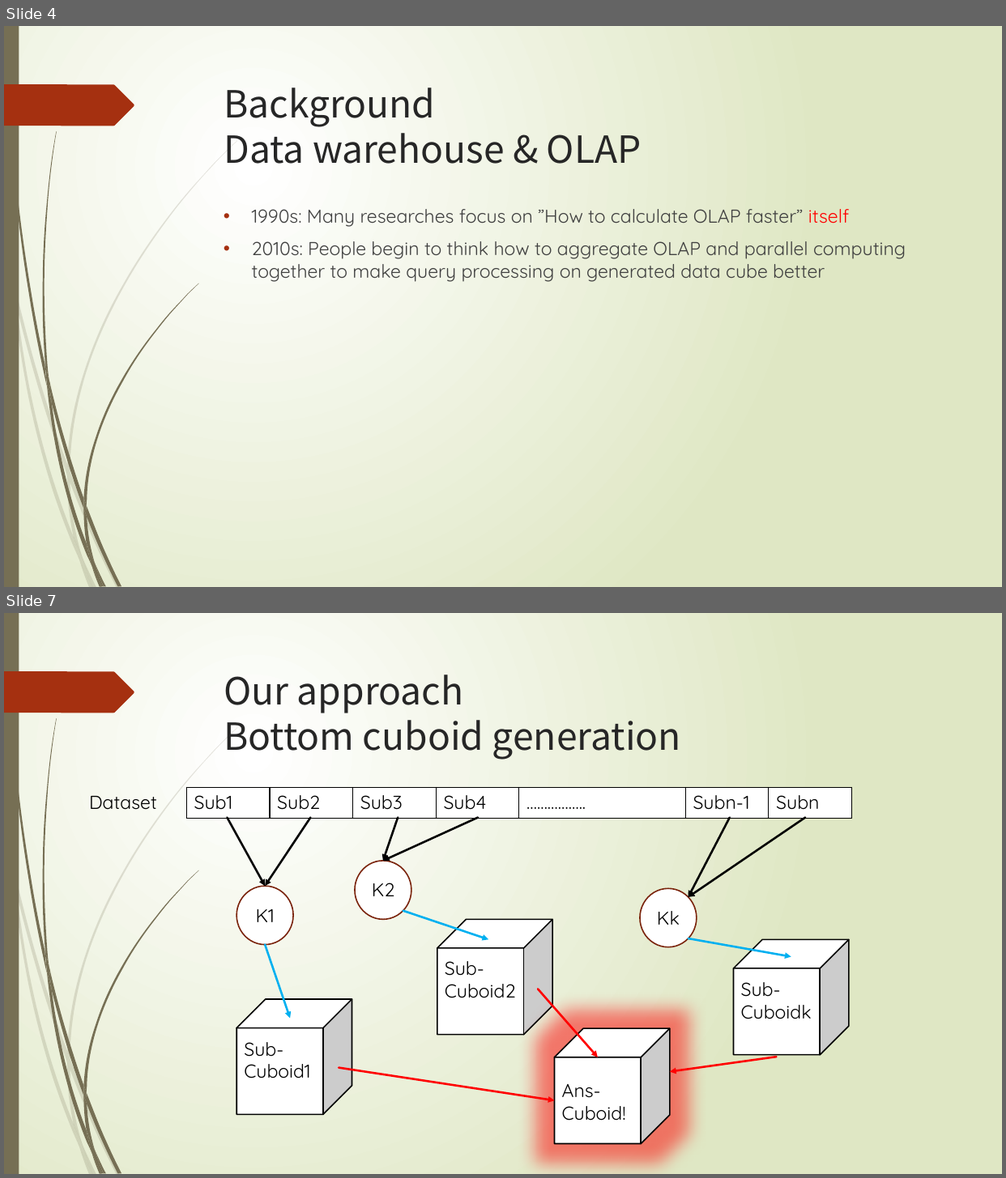
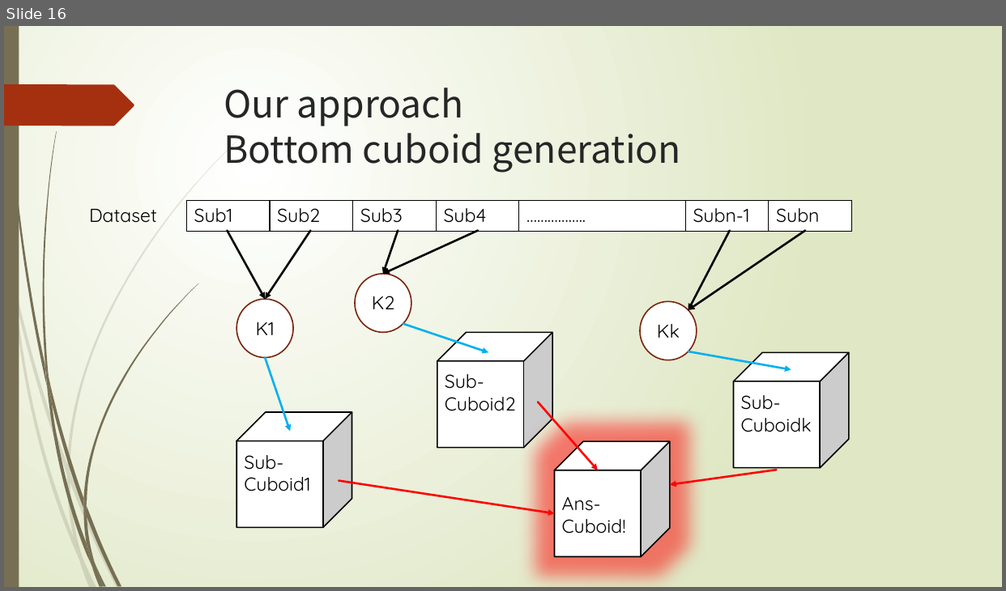
Before and after one commit to thoh-testarossa/Mirage-docs, a slide deck: thoh/gradurate_thesis/答辩.pptx. Shown one above the other, each under a label of ours: slides 4 and 7 before the commit, slide 16 after it; the slides between them are not shown. The pictures are 1006x1178 and 1006x591 pixels, drawn with LibreOffice and Linux fonts; fonts in the diff are those of the drawing. Boxes give left, top, right and bottom in pixels: in the first picture for what was removed or moved away, otherwise in the second. Text is boxed around its words. In the diff, an @@ line names an element or a change of style, - is before the commit and + after.

```diff
--- a/thoh/gradurate_thesis/答辩.pptx
+++ b/thoh/gradurate_thesis/答辩.pptx
@@ slide 4 removed at <box>4,26,1002,587</box>, background gradient #FFFFFF to #DFE8C4; not listed: 24 template elements that a slide beside it also shows @@
@@ title removed at <box>224,88,641,164</box> @@
-Background
-Data warehouse & OLAP
@@ text removed at <box>252,209,906,282</box> @@
-• 1990s: Many researches focus on ”How to calculate OLAP faster” itself
-• 2010s: People begin to think how to aggregate OLAP and parallel computing together to make query processing on generated data cube better
@@ what was slide 7 is now slide 16 @@
```
Also in this commit, not shown: 6 slides changed, 13 slides added, 2 other slides removed, 16 other files.
